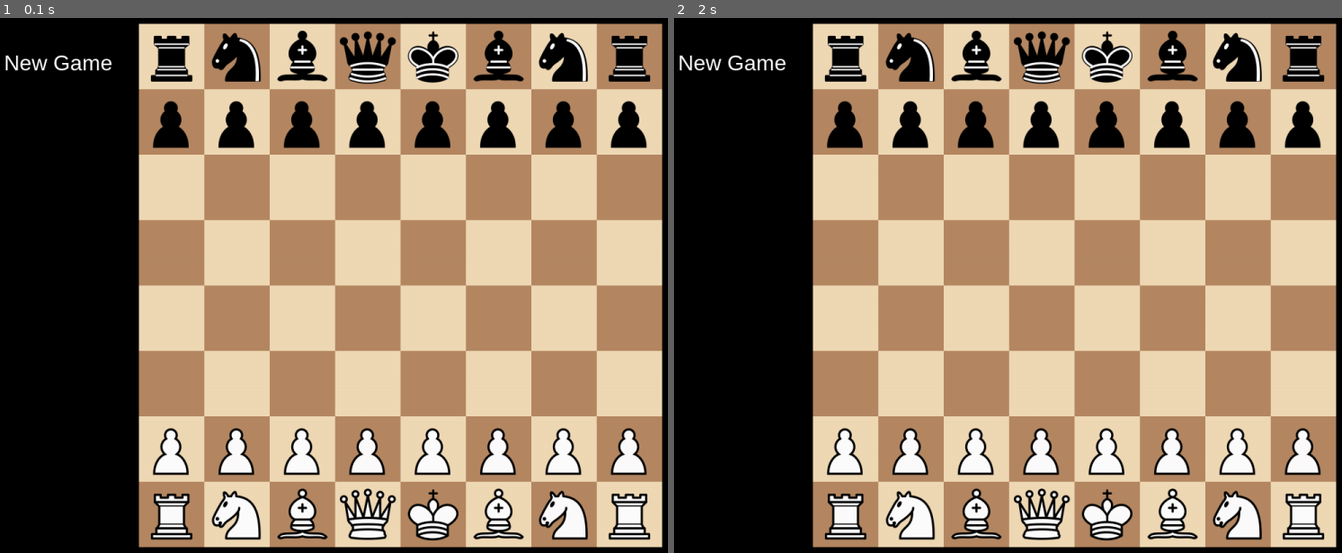
Above: before the commit, frames 1-2 (left to right).
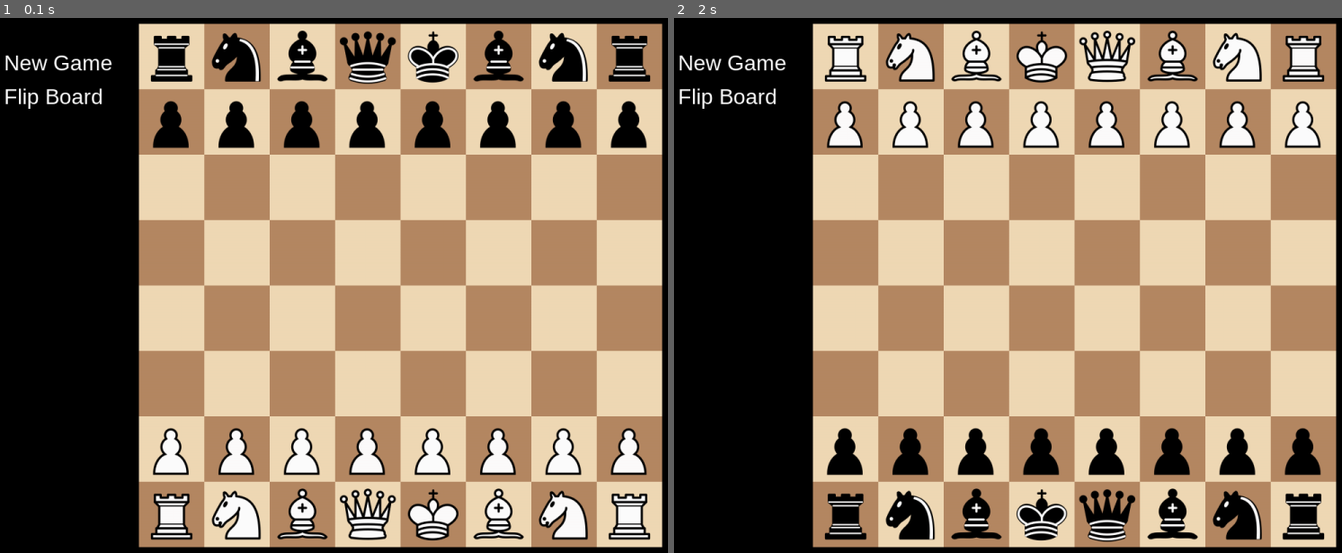
Above: after the commit, the same moments.

Repository: Times0/ChessGame
Game: pygame game, started from main.py
Two runs of this game, one before a commit and one after it. Both use one fixed random seed, a clock stepped at 60 frames per second and the inputs below.
Inputs (mouse positions are in pixels of both pictures, inside the frame that each line leads up to):
- Up to frame 1 (0.1 s): no input
- Up to frame 2 (2 s): press the mouse at (1041, 253) at 0.37 s; move the mouse to (934, 226) at 0.47 s; release the mouse at (827, 205) at 0.6 s; press the mouse at (727, 98) at 1.2 s; move the mouse to (1054, 290) at 1.3 s; release the mouse at (outside the picture) at 1.43 s; press the mouse at (727, 98) at 1.53 s; move the mouse to (1008, 167) at 1.63 s; release the mouse at (1288, 242) at 1.77 s; press the mouse at (727, 98) at 1.87 s; move the mouse to (787, 232) at 1.97 s

The runs differ from the first frame. In frame 1, 0.2% of the frame differs, in the area x 0-16%, y 13-17%; in frame 2, 9.3%, in the area x 0-98%, y 2-98%.

Commit message:
added 'flip board' button

Diff:
--- a/Board_ui.py
+++ b/Board_ui.py
@@ -1,5 +1,5 @@
 import pygame
-
+import Logic
 from constants import *
 from typing import Tuple
 
@@ -41,50 +41,54 @@
         self.clicked_piece_coord = None
         self.dragged_piece = None
         self.dragged_piece_coord = None  # i,j
-        self.dragged_piece_pos = None
+        self.dragged_piece_pos = 0, 0
         self.dragging = False
 
-    def set_to_gone(self, x, y):
-        i, j = coord_from_pos(x, y)
-        self.dragged_piece = self.piece_at_coord(i, j)
+        self.flipped = False
+
+    def set_to_gone(self, i, j):
+        self.dragged_piece = self.get_piece_at(i, j)
         if not self.dragged_piece:
             return
         self.dragging = True
         self.board_to_output[i][j] = "gone"
-        self.dragged_piece_pos = x, y
-        self.dragged_piece_coord = i, j
         self.clicked_piece_coord = i, j
 
+    def f(self, i, j):
+        if self.flipped:
+            return 7 - i, 7 - j
+        return i, j
+
     def set_to_not_gone(self):
-        i, j = self.dragged_piece_coord
-        if self.dragged_piece:
-            self.board_to_output[i][j] = self.dragged_piece
+        i, j = self.clicked_piece_coord
+        self.board_to_output[i][j] = self.dragged_piece
         self.dragged_piece = None
         self.dragged_piece_coord = None
         self.dragged_piece_pos = None
         self.dragging = False
 
-    def pos_from_coord(self, i, j):
-        return self.x + j * CASESIZE, self.y + i * CASESIZE
-
-    def piece_at_coord(self, i, j):
+    def get_piece_at(self, i, j):
         return self.board_to_output[i][j]
 
-    def isNonempty(self, i, j):
-        return (self.board_to_output[i][j]) is not None
+    def is_empty(self, i, j):
+        return (self.get_piece_at(i, j)) is None
 
-    def update(self, logic):
+    def update(self, logic: Logic):
         for i in range(8):
             for j in range(8):
-                self.board_to_output[i][j] = logic.board[i][j]
+                self.set_piece(i, j, logic.piece_at(i, j))
+
+    def set_piece(self, i, j, piece):
+        self.board_to_output[i][j] = piece
 
     def clicked(self, pos) -> bool:
         """Called when the mouse is clicked return True if there is a piece at the position"""
-        i, j = coord_from_pos(*pos)
+        i, j = self.f(*coord_from_pos(*pos))
         if not isInbounds(i, j):
             return False
-        if self.isNonempty(i, j):
-            self.set_to_gone(*pos)
+        if not self.is_empty(i, j):
+            self.dragged_piece_pos = pos
+            self.set_to_gone(i, j)
             return True
         return False
 
@@ -94,9 +98,12 @@
 
     def drop(self, pos):
         """Called when a piece is already being dragged and the mouse is released"""
-        i, j = coord_from_pos(*pos)
+        i, j = self.f(*coord_from_pos(*pos))
         self.set_to_not_gone()
         return i, j
+
+    def flip_board(self):
+        self.flipped = not self.flipped
 
     # affichage
 
@@ -120,15 +127,18 @@
         case_size = w // 8
         board = self.board_to_output
         for i in range(8):
+            itab = i if not self.flipped else 7 - i
             for j in range(8):
-                if board[i][j] == "gone":
+                jtab = j if not self.flipped else 7 - j
+                if self.get_piece_at(itab, jtab) == "gone":
+                    # self.show()
                     image_p = globals()[f"{self.dragged_piece.abreviation}_image"]
                     image_p = pygame.transform.smoothscale(image_p, (int(case_size * 1.1), int(case_size * 1.1)))
                     win.blit(image_p,
                              (self.dragged_piece_pos[0] - case_size // 2,
                               self.dragged_piece_pos[1] - case_size // 2))
-                elif board[i][j] is not None:
-                    image_p = globals()[f"{board[i][j].abreviation}_image"]
+                elif self.get_piece_at(itab, jtab) is not None:
+                    image_p = globals()[f"{self.get_piece_at(itab, jtab).abreviation}_image"]
                     image_p = pygame.transform.smoothscale(image_p, (case_size, case_size))
                     image_p = pygame.transform.smoothscale(image_p, (case_size, case_size))
                     win.blit(image_p, (x + j * case_size, y + i * case_size))
@@ -137,4 +147,19 @@
         case_size = w // 8
         for move in moves:
             i, j, _ = move
+            i, j = self.f(i, j)
             pygame.draw.circle(win, RED, (x + j * case_size + case_size // 2, y + i * case_size + case_size // 2), 5)
+
+    def show(self):
+        print("Board")
+        for i in range(8):
+            for j in range(8):
+                if self.board_to_output[i][j] is None:
+                    print("~", end=" ")
+                elif self.board_to_output[i][j] == "gone":
+                    print("!", end=" ")
+                else:
+                    print(self.board_to_output[i][j].abreviation, end=" ")
+            print()
+
+        print()
--- a/Game.py
+++ b/Game.py
@@ -15,11 +15,11 @@
         self.current_piece_legal_moves = []
         self.game_on = True
 
-
         # Buttons
         self.buttons = []
         self.btn_new_game = TextButton("New Game", 10, 50, pygame.font.SysFont("Arial", 32), WHITE)
-        self.buttons.append(self.btn_new_game)
+        self.btn_flip_board = TextButton("Flip Board", 10, 100, pygame.font.SysFont("Arial", 32), WHITE)
+        self.buttons.extend((self.btn_new_game, self.btn_flip_board))
 
     def run(self):
         clock = pygame.time.Clock()
@@ -39,8 +39,7 @@
             if event.type == pygame.MOUSEBUTTONDOWN and event.button == 1:
                 pos = pygame.mouse.get_pos()
                 if self.board.clicked(pos):
-                    l = self.logic.get_legal_moves_piece(*self.board.clicked_piece_coord)
-                    self.current_piece_legal_moves = l
+                    self.current_piece_legal_moves = self.logic.get_legal_moves_piece(*self.board.clicked_piece_coord)
 
             if self.board.dragging:
                 if event.type == pygame.MOUSEMOTION:
@@ -64,6 +63,8 @@
                     self.logic = Logic(STARTINGPOSFEN)
                     self.board.update(self.logic)
                     self.current_piece_legal_moves = []
+                if self.btn_flip_board.tick():
+                    self.board.flip_board()
 
     def draw(self):
         self.win.fill(BLACK)
